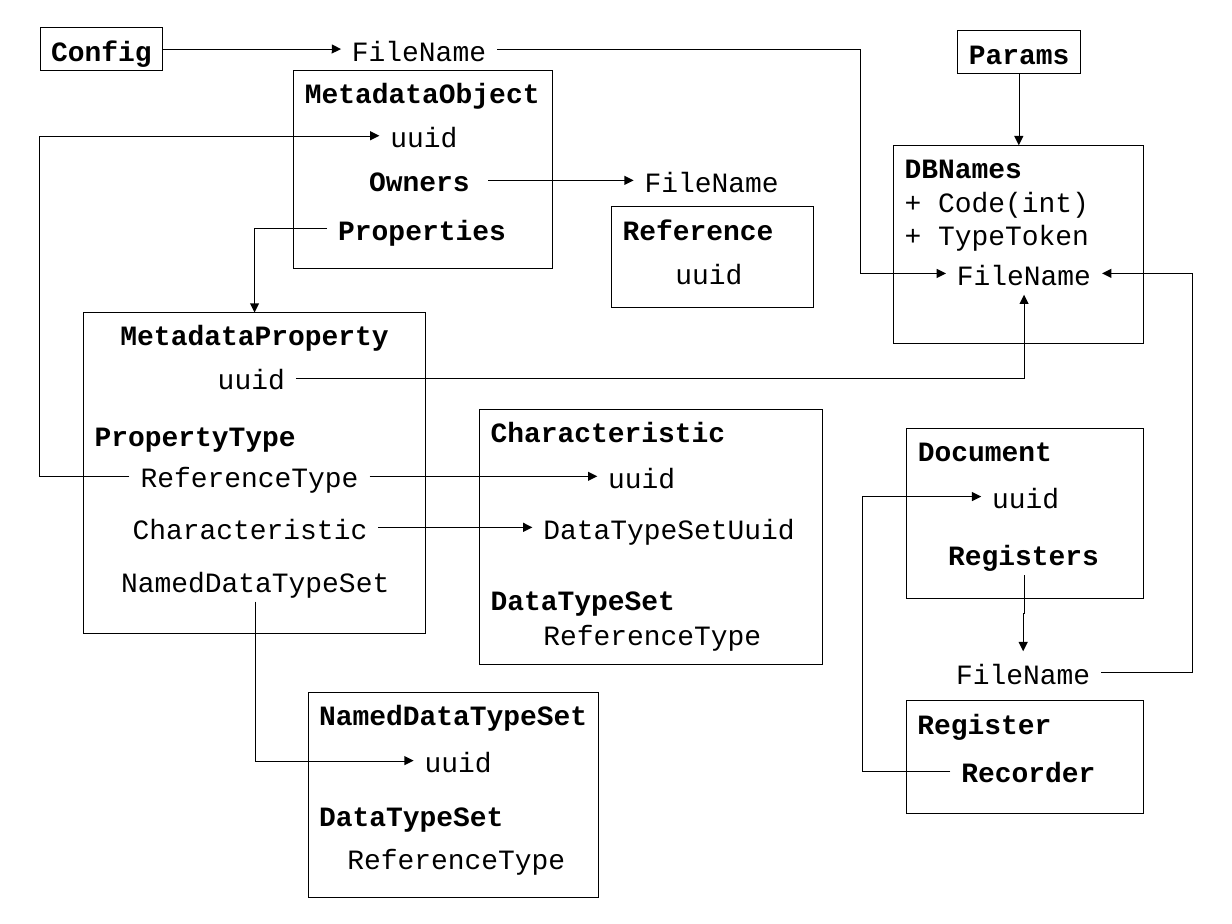
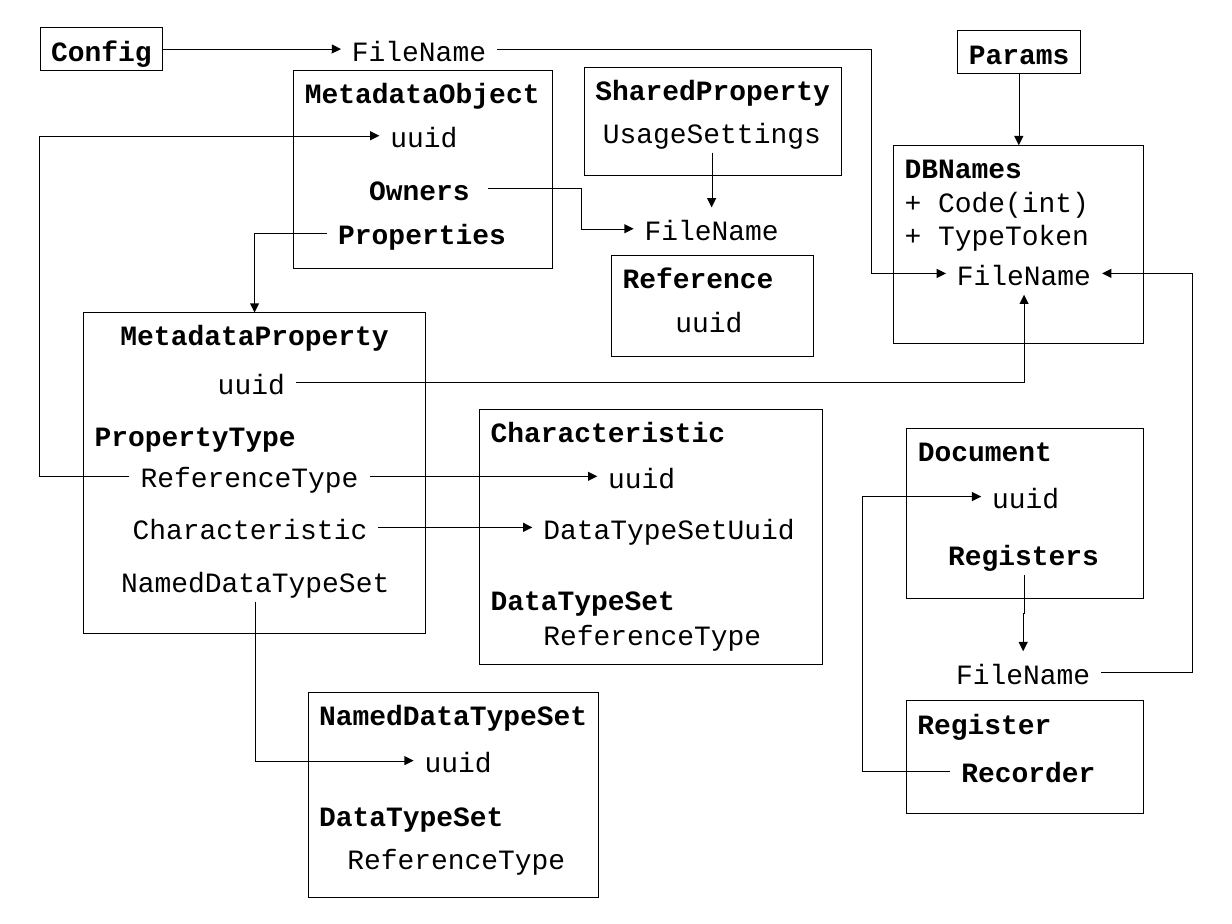
Before and after one commit to zhichkin/dajet-metadata, a slide deck: slide 2 of doc/Class diagram.odp. Drawn at 1232x924 pixels with LibreOffice and Linux fonts; fonts in the diff are those of the drawing. Boxes give left, top, right and bottom in pixels: in the first picture for what was removed or moved away, otherwise in the second. Text is boxed around its words. In the diff, an @@ line names an element or a change of style, - is before the commit and + after.

```diff
--- a/doc/Class diagram.odp
+++ b/doc/Class diagram.odp
@@ elbow arrow (497, 49) - (946, 274): route changed @@
@@ rectangle added at [585,67,842,176], outline #000000 0 pt, 18 pt, text #000000, bold @@
+SharedProperty
@@ text added at [603,123,821,149], 18 pt, text #000000 @@
+UsageSettings
@@ text "Owners": place and size @@
-text "Owners" at [369,172,470,192]
+text "Owners" at [369,181,470,201]
@@ elbow arrow added from (712, 153) to (712, 208), #000000 0 pt @@
@@ elbow arrow moved from (489, 180) - (634, 180) to (489, 189) - (634, 229) @@
@@ elbow arrow moved from (328, 228) - (255, 313) to (328, 233) - (255, 313) @@
@@ text "Properties": place and size @@
-text "Properties" at [338,220,506,246]
+text "Properties" at [338,224,506,250]
@@ elbow arrow moved from (296, 378) - (1024, 295) to (296, 382) - (1024, 295) @@
@@ 2 texts, 1 rectangle: place and size @@
-2 texts, 1 rectangle at [612,172,814,309]
+2 texts, 1 rectangle at [612,221,814,357]
@@ text "uuid": place and size @@
-text "uuid" at [218,370,285,390]
+text "uuid" at [218,374,285,395]
```
Also in this commit, not shown: 1 other file.
